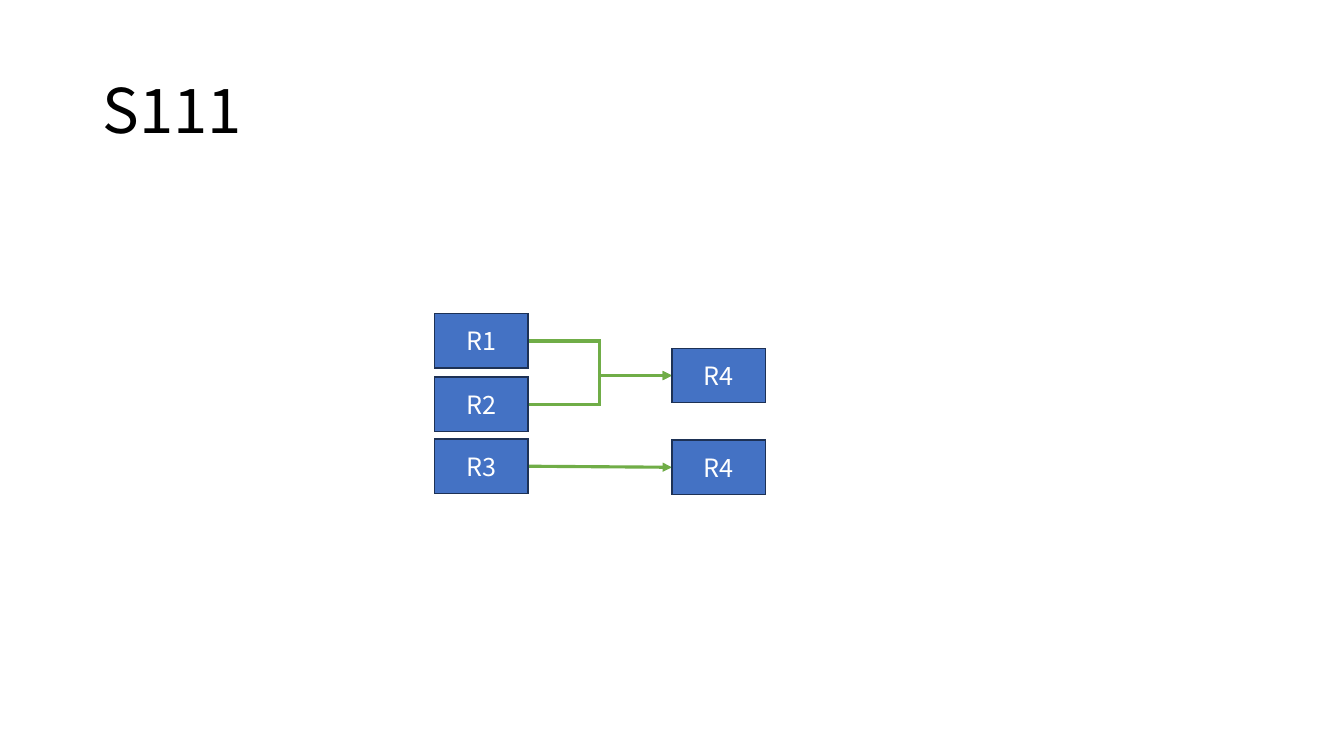
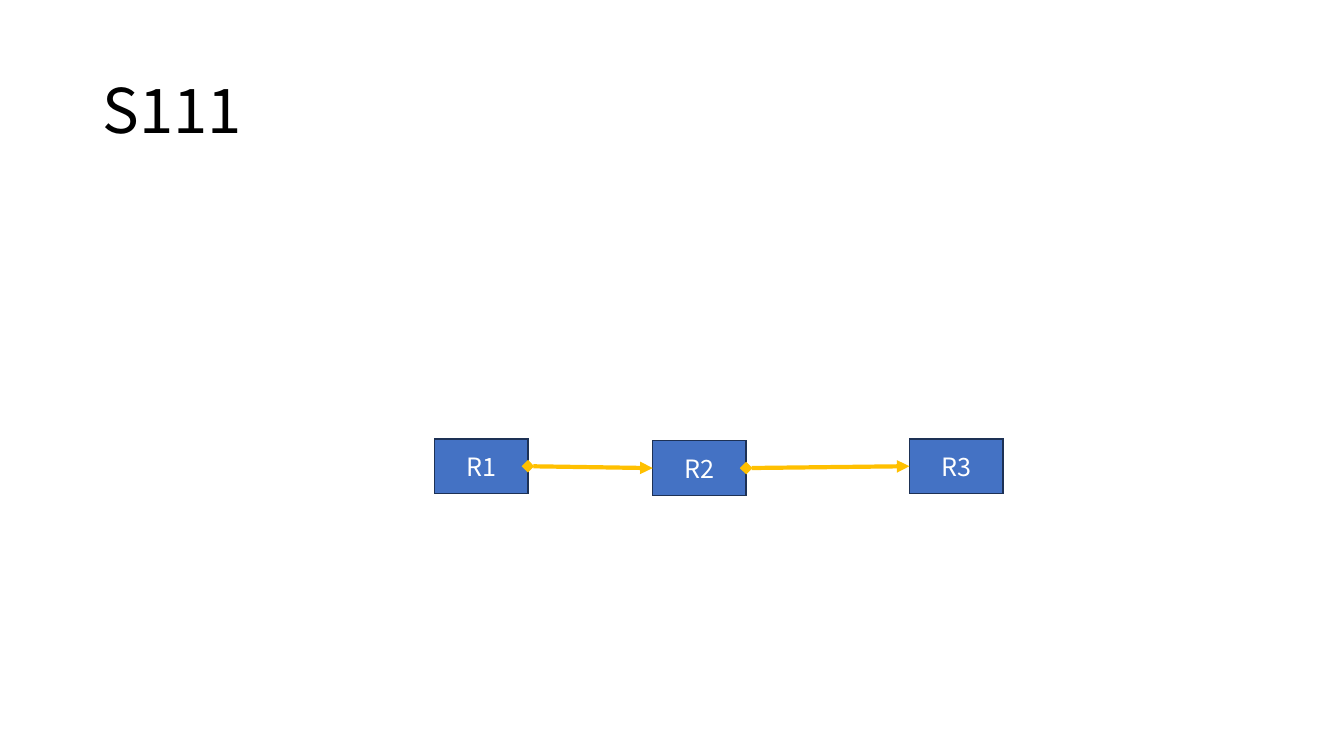
Before and after one commit to DualsoftDev/ds, a slide deck: slide 4 of DsDotNet/src/UnitTest/UnitTest.Model/ImportOfficeExample/Sample/s.pptx. Drawn at 1344x756 pixels with LibreOffice and Linux fonts; fonts in the diff are those of the drawing. Boxes give left, top, right and bottom in pixels: in the first picture for what was removed or moved away, otherwise in the second. Text is boxed around its words. In the diff, an @@ line names an element or a change of style, - is before the commit and + after.

```diff
--- a/DsDotNet/src/UnitTest/UnitTest.Model/ImportOfficeExample/Sample/s.pptx
+++ b/DsDotNet/src/UnitTest/UnitTest.Model/ImportOfficeExample/Sample/s.pptx
@@ rectangle removed at box(435, 314, 528, 368) @@
-R1
@@ elbow arrow removed from (528, 341) to (673, 376) @@
@@ rectangle removed at box(673, 348, 766, 402) @@
-R4
@@ elbow arrow removed from (528, 404) to (673, 376) @@
@@ rectangle "R2": place and size @@
-rectangle "R2" at box(435, 377, 528, 432)
+rectangle "R2" at box(653, 441, 747, 495)
@@ rectangle "R3": place and size @@
-rectangle "R3" at box(673, 440, 766, 494)
+rectangle "R3" at box(909, 439, 1003, 493)
@@ text in rectangle at box(466, 457, 496, 476): text changed @@
-R3
+R1
@@ arrow moved from (528, 467) - (673, 468) to (528, 467) - (653, 468) @@
@@ arrow (528, 467) - (653, 468): arrow to double arrow; stroke #70AD47 2.25 pt to #FFC000 3 pt @@
@@ double arrow added from (746, 468) to (909, 467), #FFC000 3 pt @@
@@ text in rectangle at box(941, 457, 971, 477): text changed @@
-R4
+R3
```
Also in this commit, not shown: 8 other files.
